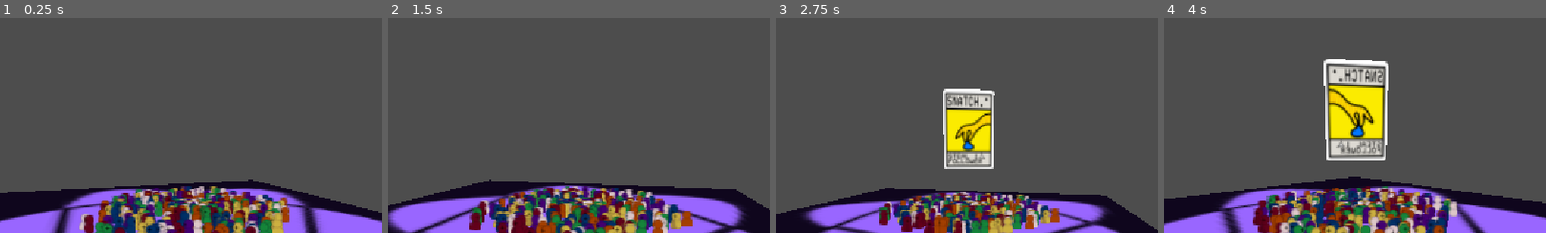
Above: before the commit, frames 1-4 (left to right).
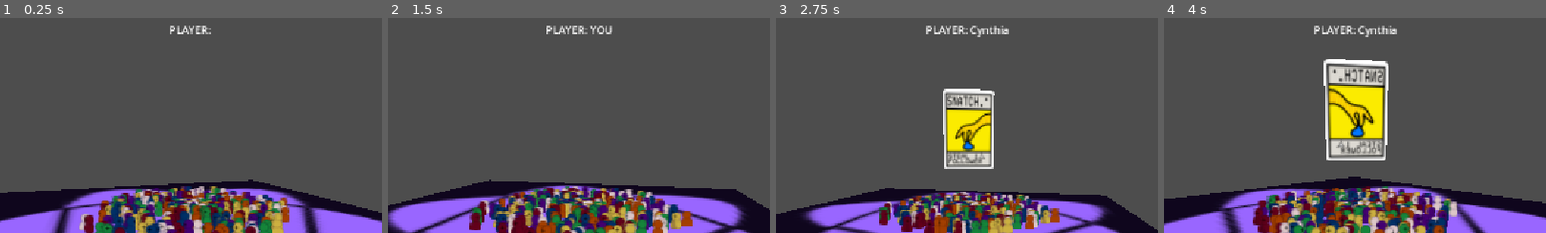
Above: after the commit, the same moments.

Repository: Kaplin86/CULTS
Game: Godot game, scene res://main.tscn
The game is run twice, just before and just after one commit, with the same random seed, the same clock (stepped at 60 frames per second) and the same inputs.
Inputs (mouse positions are % of the whole screen's width and height, from its top left):
- Up to frame 1 (0.25 s): no input
- Up to frame 2 (1.5 s): tap Enter at 0.5 s; move the mouse to (72, 45) at 0.52 s; hold Right (ui_right) 0.53-1.25 s; tap Alt at 0.6 s; click (72, 45) at 0.67 s; drag from (30, 55) to (45, 70) at 1.27 s
- Up to frame 3 (2.75 s): click "End Turn" at 2 s
- Up to frame 4 (4 s): move the mouse to (60, 28) at 2.77 s; hold Right (ui_right) 2.78-3.5 s; tap Alt at 2.85 s; drag from (45, 70) to (20, 35) at 3.52 s
The pictures show only the part of the screen within x 25-75%, y 6-56%; the shares and areas given below are measured in that part.

The runs differ from the first frame. In frame 1, 0.3% of the frame differs, in the area x 44-56%, y 3-8%; in frame 2, 0.4%; in frame 3, 0.5%, in the area x 39-61%, y 3-9%; in frame 4, 0.5%.

Commit message:
turn indicator

Diff:
--- a/main.tscn
+++ b/main.tscn
@@ -21,6 +21,21 @@
 
 [sub_resource type="CylinderShape3D" id="CylinderShape3D_efxa6"]
 radius = 1.559082
+
+[sub_resource type="Animation" id="Animation_dg77c"]
+length = 0.001
+tracks/0/type = "value"
+tracks/0/imported = false
+tracks/0/enabled = true
+tracks/0/path = NodePath(".:position")
+tracks/0/interp = 1
+tracks/0/loop_wrap = true
+tracks/0/keys = {
+"times": PackedFloat32Array(0),
+"transitions": PackedFloat32Array(1),
+"update": 0,
+"values": [Vector3(0, 15.943693, 0)]
+}
 
 [sub_resource type="Animation" id="Animation_efxa6"]
 resource_name = "fall"
@@ -35,21 +50,6 @@
 "transitions": PackedFloat32Array(1, 1),
 "update": 0,
 "values": [Vector3(0, 11.348093, 0), Vector3(0, 4.428387, 0)]
-}
-
-[sub_resource type="Animation" id="Animation_dg77c"]
-length = 0.001
-tracks/0/type = "value"
-tracks/0/imported = false
-tracks/0/enabled = true
-tracks/0/path = NodePath(".:position")
-tracks/0/interp = 1
-tracks/0/loop_wrap = true
-tracks/0/keys = {
-"times": PackedFloat32Array(0),
-"transitions": PackedFloat32Array(1),
-"update": 0,
-"values": [Vector3(0, 15.943693, 0)]
 }
 
 [sub_resource type="Animation" id="Animation_ycdy4"]
@@ -168,6 +168,15 @@
 scale = Vector2(0.16174603, 0.16174603)
 texture = ExtResource("8_kek77")
 
+[node name="PlayerIndicator" type="RichTextLabel" parent="UIHandler"]
+layout_mode = 0
+offset_left = 182.0
+offset_right = 966.0
+offset_bottom = 107.0
+text = "PLAYER: "
+horizontal_alignment = 1
+vertical_alignment = 1
+
 [node name="Node" type="Node" parent="."]
 script = ExtResource("8_5vw27")
 
--- a/scripts/BoardHandler.gd
+++ b/scripts/BoardHandler.gd
@@ -248,6 +248,8 @@
 	currentPlayerPips = randi_range(1,6)
 	currentPlayer = player
 
+	References.uiHandler.showPlayerTurn(player)
+
 	if player.isUser:
 		References.uiHandler.displayPips(currentPlayerPips)
 		await References.uiHandler.turnEnded
@@ -283,6 +285,7 @@
 	$"../BigCard/AnimationPlayer".play("fall")
 	await get_tree().create_timer(2).timeout
 	parseQueuedAnims()
+	print("card played is ", carddata.card_name)
 
 	$"../BigCard/AnimationPlayer".play("up")
 	await get_tree().create_timer(1).timeout
--- a/ui_handler.gd
+++ b/ui_handler.gd
@@ -103,3 +103,13 @@
 		var val = clamp(num,0,6)
 		diceClone.texture = load("res://assets/dice/"+str(val)+".svg")
 		num -= val
+
+func showPlayerTurn(playerObject : PlayerResource):
+	if playerObject.isUser:
+		for I in References.boardHandler.playerObjects:
+			if I.isUser and I != playerObject:
+				$PlayerIndicator.text = "PLAYER: #" + str(References.boardHandler.playerObjects.find(playerObject))
+				return
+		$PlayerIndicator.text = "PLAYER: YOU"
+	else:
+		$PlayerIndicator.text = "PLAYER: " + playerObject.displayName
